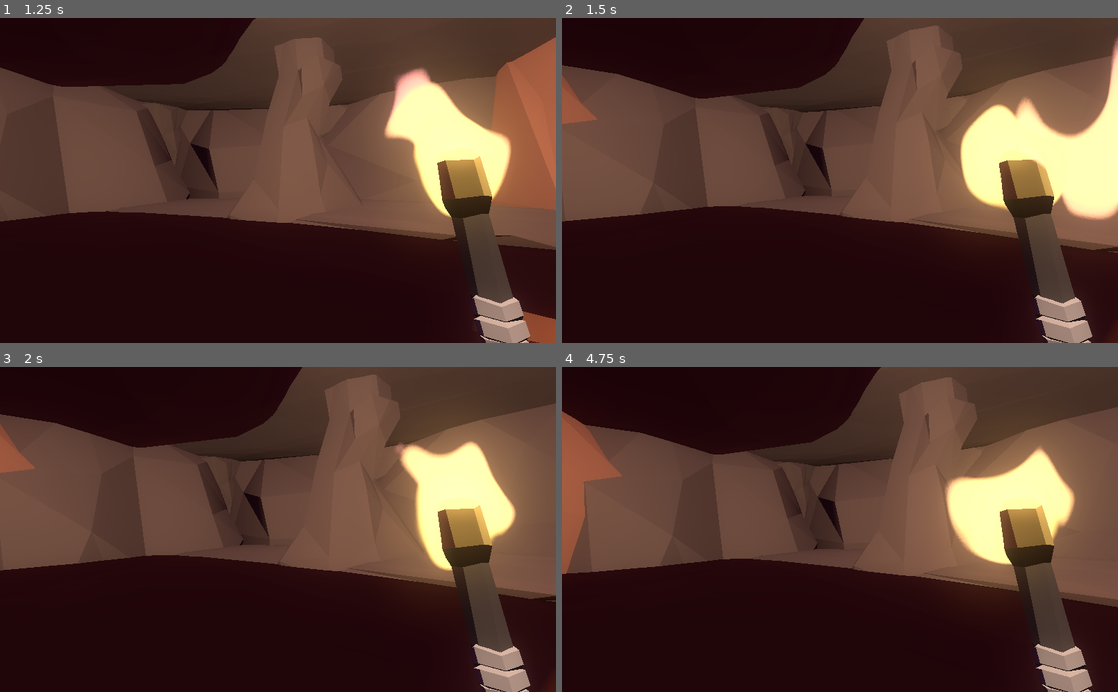
Above: before the commit, frames 1-4 (two rows, left to right).
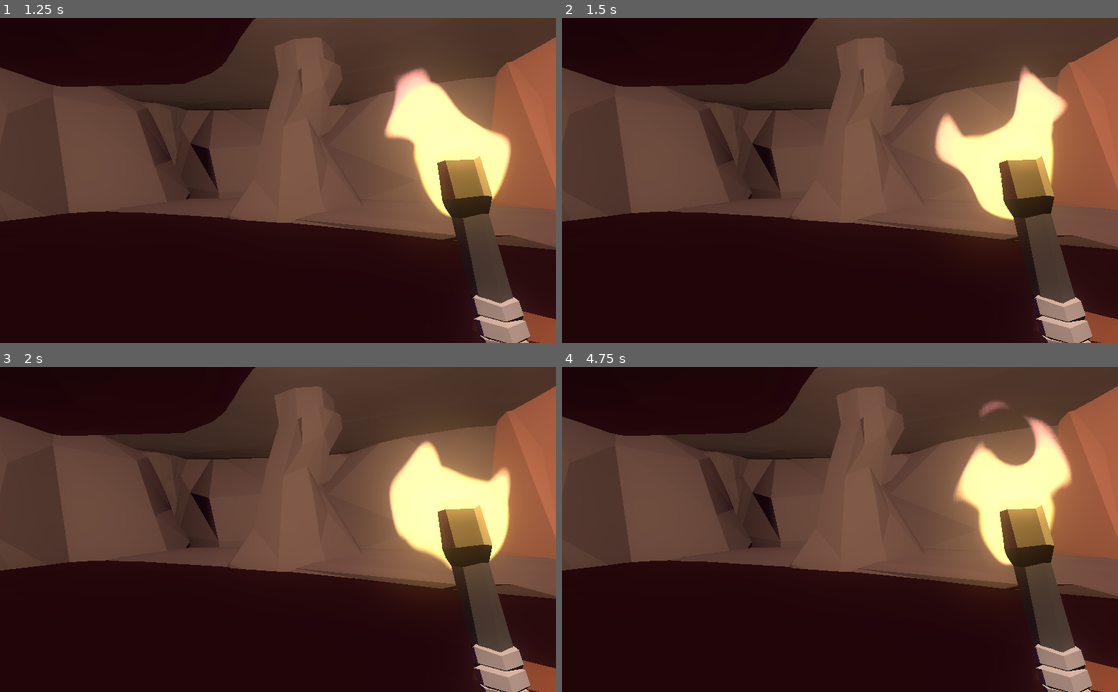
Above: after the commit, the same moments.

Repository: Anemony22/Creative-Jam-2021
Game: Godot game, scene res://scenes/levels/Main.tscn
The game is run twice, just before and just after one commit, with the same random seed, the same clock (stepped at 60 frames per second) and the same inputs.
Inputs (mouse positions are in pixels of both pictures, inside the frame that each line leads up to):
- Up to frame 1 (1.25 s): tap Enter at 0.5 s; move the mouse to (305, 180) at 0.52 s; hold Page Up (ui_page_up) from 0.53 s (still down); hold Tab (ui_focus_next) from 0.53 s (still down)
- Up to frame 2 (1.5 s): keep holding Page Up (ui_page_up); move the mouse to (812, 180) at 1.27 s; release Tab (ui_focus_next) at 1.28 s; tap Tab (ui_focus_next) at 1.35 s
- Up to frame 3 (2 s): keep holding Page Up (ui_page_up)
- Up to frame 4 (4.75 s): keep holding Page Up (ui_page_up); move the mouse to (851, 523) at 2.02 s; hold Tab (ui_focus_next) 2.03-2.78 s; move the mouse to (834, 536) at 2.77 s; tap Tab (ui_focus_next) at 2.85, 4.35 s; move the mouse to (878, 532) at 3.52 s; hold Tab (ui_focus_next) 3.53-4.28 s; move the mouse to (795, 526) at 4.27 s

Frame 1 is identical in both runs. In frame 2, 27% of the frame differs, in the area x 0-100%, y 0-100%; in frame 3, 27%; in frame 4, 29%.

Commit message:
Useful window controls

Diff:
--- a/scenes/levels/Main.gd
+++ b/scenes/levels/Main.gd
@@ -10,12 +10,18 @@
 func _ready():
 	Input.set_mouse_mode(Input.MOUSE_MODE_CAPTURED)
 
-	OS.window_fullscreen = true
+	#OS.window_fullscreen = true
 
 func _unhandled_key_input(event):
 	if event is InputEventKey:
 		if event.is_action("ui_cancel"):
 			get_tree().quit()
+		if event.is_action("ui_page_up"):
+			Input.set_mouse_mode(Input.MOUSE_MODE_VISIBLE)
+		if event.is_action("ui_page_down"):
+			Input.set_mouse_mode(Input.MOUSE_MODE_CAPTURED)
+		if event.is_action_pressed("ui_focus_next"):
+			OS.window_fullscreen = !OS.window_fullscreen
 
 # Called every frame. 'delta' is the elapsed time since the previous frame.
 #func _process(delta):
